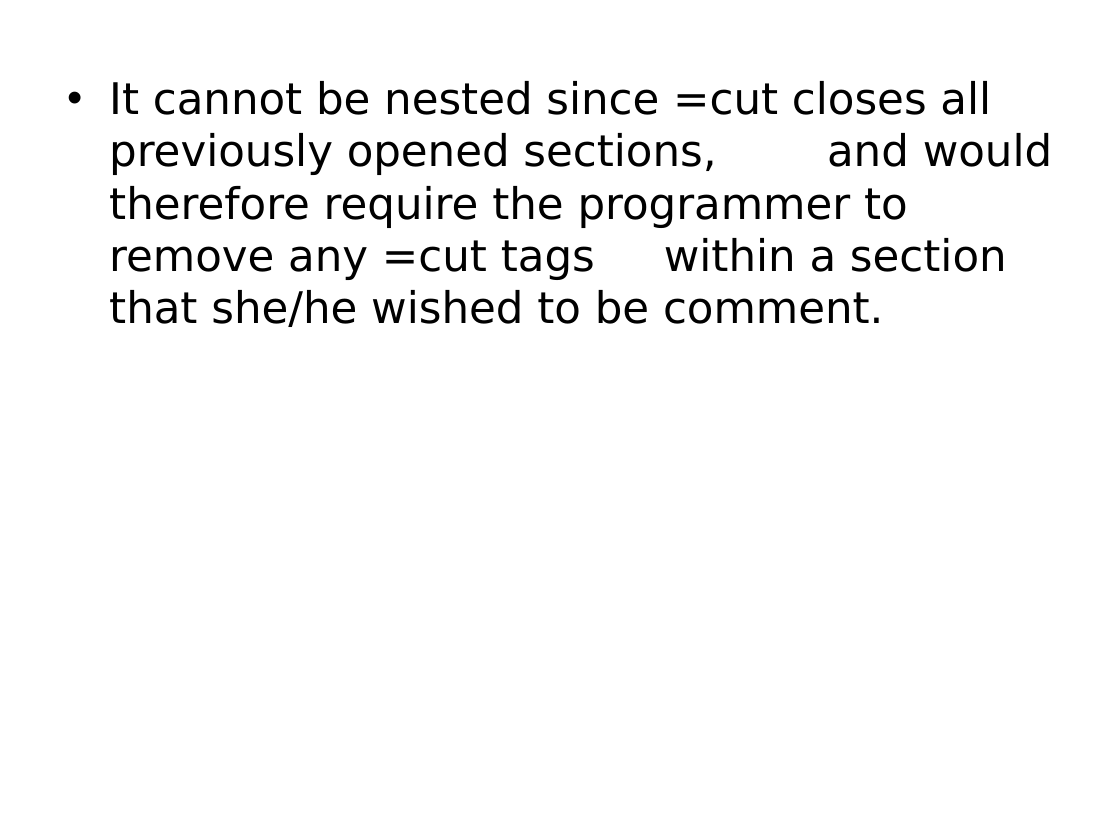
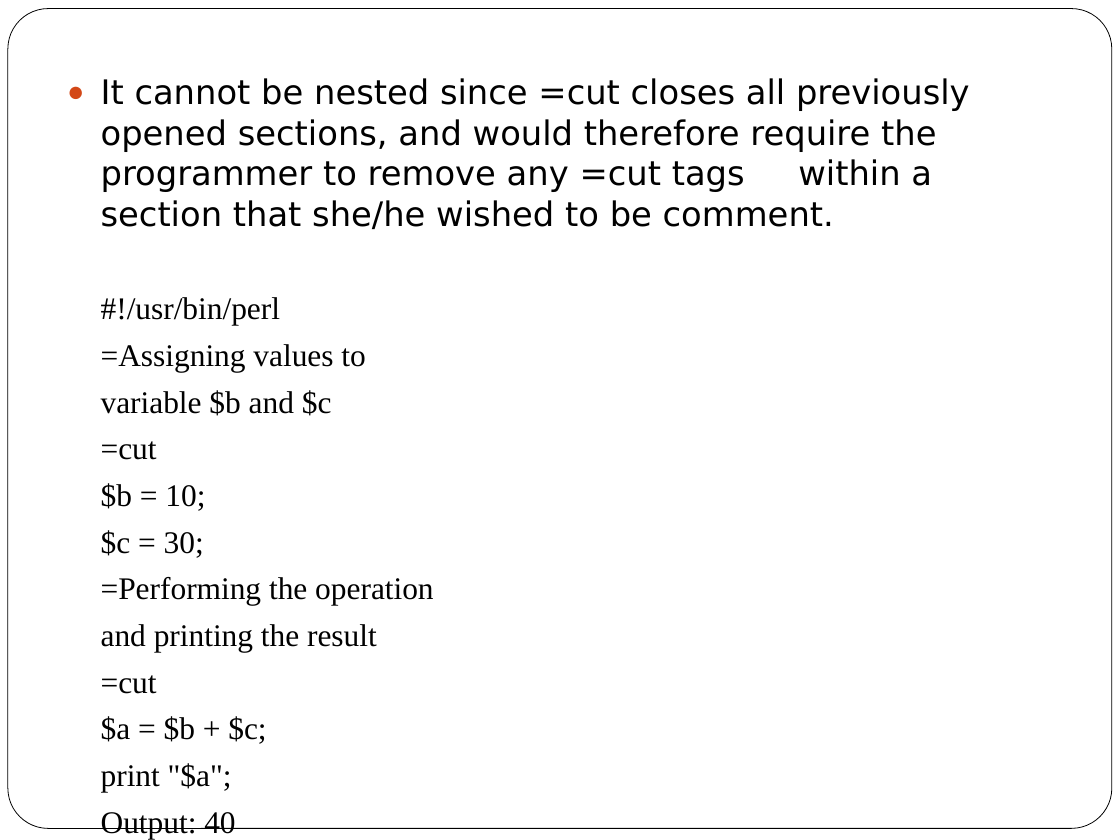
Before and after one commit to srivalli-project/BI_Team_Status, a slide deck: slide 10 of Santhoshi/PerlBasics.pptx (slide 8 before the commit). Drawn at 1120x840 pixels with LibreOffice and Linux fonts; fonts in the diff are those of the drawing. Boxes give left, top, right and bottom in pixels: in the first picture for what was removed or moved away, otherwise in the second. Text is boxed around its words. In the diff, an @@ line names an element or a change of style, - is before the commit and + after.

```diff
--- a/Santhoshi/PerlBasics.pptx
+++ b/Santhoshi/PerlBasics.pptx
@@ rounded rectangle added at [8, 9, 1112, 829], fill #FFFFFF, outline #000000 0.5 pt @@
@@ text at [101, 78, 970, 229]: size 28 to 21.7 pt in "It cannot be nested since =cut closes ..."; bullet • to ● @@
@@ text at [101, 297, 433, 744]: paragraphs added @@
+#!/usr/bin/perl
+=Assigning values to
+variable $b and $c
+=cut
+$b = 10;
+$c = 30;
+=Performing the operation
+and printing the result
+=cut
+$a = $b + $c;
+print "$a";
+Output: 40
```
Also in this commit, not shown: 47 other slides changed, 28 slides added, 3 other files.
